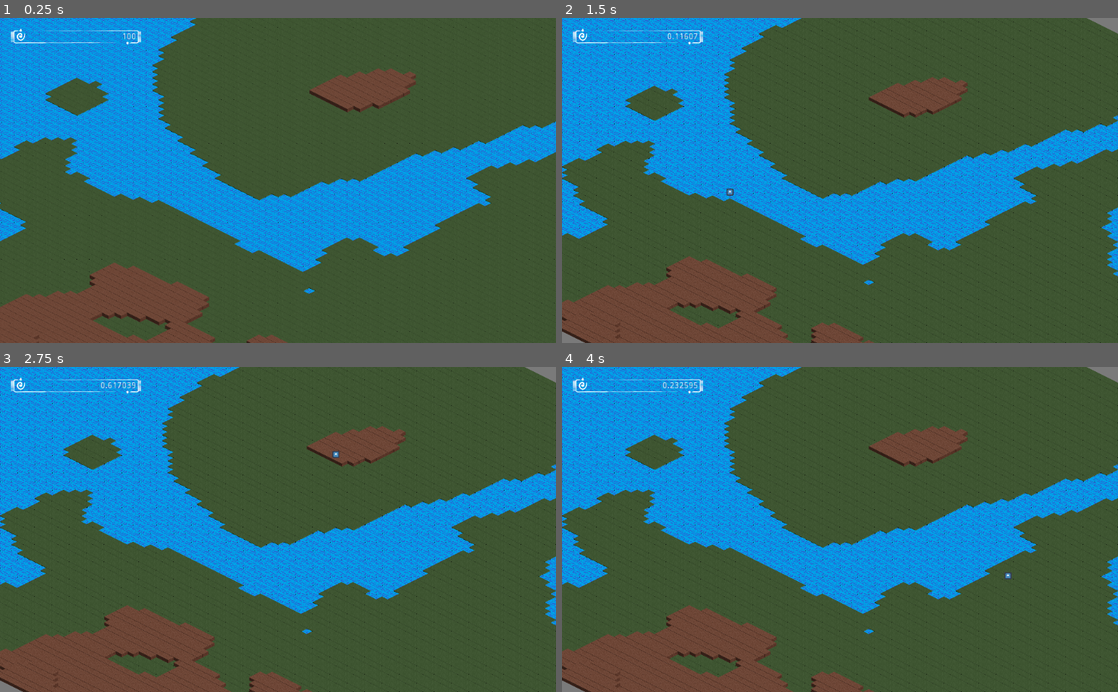
Above: before the commit, frames 1-4 (two rows, left to right).
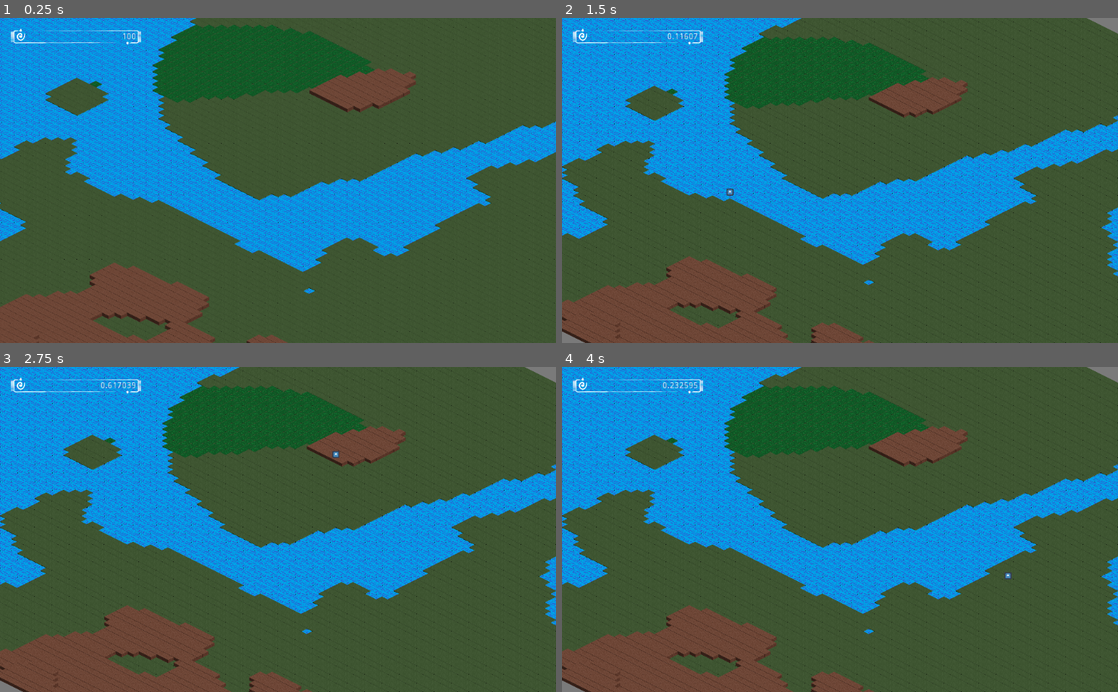
Above: after the commit, the same moments.

Repository: sammo4gun/CULT
Game: Godot game, scene res://Scenes/Map.tscn
The game is run twice, just before and just after one commit, with the same random seed, the same clock (stepped at 60 frames per second) and the same inputs. The engine's default icon, where the game draws it, is replaced by a stand-in: a white triangle on a blue panel in a dark square.
Inputs (mouse positions are in pixels of both pictures, inside the frame that each line leads up to):
- Up to frame 1 (0.25 s): no input
- Up to frame 2 (1.5 s): move the mouse to (962, 164) at 0.52 s; click (962, 164) at 0.67 s; tap Enter at 1.25 s; move the mouse to (728, 196) at 1.27 s; click (728, 196) at 1.42 s
- Up to frame 3 (2.75 s): tap Space at 2 s; move the mouse to (333, 458) at 2.02 s; click (333, 458) at 2.17 s
- Up to frame 4 (4 s): tap Enter at 2.75 s; move the mouse to (812, 594) at 2.77 s; click (812, 594) at 2.92 s; tap Space at 3.5 s; move the mouse to (1006, 578) at 3.52 s; click (1006, 578) at 3.67 s

The runs differ from the first frame. In frame 1, 6.3% of the frame differs, in the area x 16-68%, y 2-27%; in frame 2, 5.3%; in frame 3, 5.3%; in frame 4, 5.3%.

Commit message:
Minor Map Changes

Diff:
--- a/Resources/ground_tiles.tres
+++ b/Resources/ground_tiles.tres
@@ -1,9 +1,10 @@
-[gd_resource type="TileSet" load_steps=5 format=2]
+[gd_resource type="TileSet" load_steps=6 format=2]
 
 [ext_resource path="res://Tiles/basic1.png" type="Texture" id=1]
 [ext_resource path="res://Tiles/highlighted.png" type="Texture" id=2]
 [ext_resource path="res://Tiles/ground.png" type="Texture" id=3]
 [ext_resource path="res://Tiles/water.png" type="Texture" id=4]
+[ext_resource path="res://Tiles/forest.png" type="Texture" id=5]
 
 [resource]
 0/name = "Basic1"
@@ -62,3 +63,17 @@
 3/shape_one_way_margin = 0.0
 3/shapes = [  ]
 3/z_index = 0
+4/name = "forest.png 4"
+4/texture = ExtResource( 5 )
+4/tex_offset = Vector2( 0, 0 )
+4/modulate = Color( 1, 1, 1, 1 )
+4/region = Rect2( 0, 0, 64, 96 )
+4/tile_mode = 0
+4/occluder_offset = Vector2( 0, 0 )
+4/navigation_offset = Vector2( 0, 0 )
+4/shape_offset = Vector2( 0, 0 )
+4/shape_transform = Transform2D( 1, 0, 0, 1, 0, 0 )
+4/shape_one_way = false
+4/shape_one_way_margin = 0.0
+4/shapes = [  ]
+4/z_index = 0
--- a/Scripts/Selector.gd
+++ b/Scripts/Selector.gd
@@ -15,10 +15,6 @@
 func setSelected(tile):
 	selected_tile = tile[0]
 
-	# now set location
-	# formula for correct location is world_to_map(), then
-	# y -= 48 + 16*level
-
 	self.position = ground.map_to_world(selected_tile)
 	self.position.y += 48 - 16*tile[1]
 	self.visible = true
--- a/Scripts/World.gd
+++ b/Scripts/World.gd
@@ -7,6 +7,7 @@
 
 # statistics about the map
 var _altitude = {}
+var _moisture = {}
 var openSimplexNoise = OpenSimplexNoise.new()
 
 # generated map visible features
@@ -19,6 +20,7 @@
 func _ready():
 	randomize()
 	_altitude = buildMap(100, 5)
+	_moisture = buildMap(50, 2)
 	populateMap()
 	GUI.map_ready(WIDTH, HEIGHT, _altitude)
 	drawer.map_ready(WIDTH, HEIGHT, _mtype, _mheight)
@@ -44,8 +46,12 @@
 			_mtype[coord] = 3
 			_mheight[coord] = 0
 
+			#set mountains
 			if _altitude[coord] > 0.13:
 				_mtype[coord] = 0
+				if _moisture[coord] > 0.9:
+					_mtype[coord] = 4
+
 			if _altitude[coord] > 0.6:
 				_mtype[coord] = 1
 				_mheight[coord] = 1
Binary file added: Tiles/forest.png
Not shown, added: Tiles/forest.png.import
